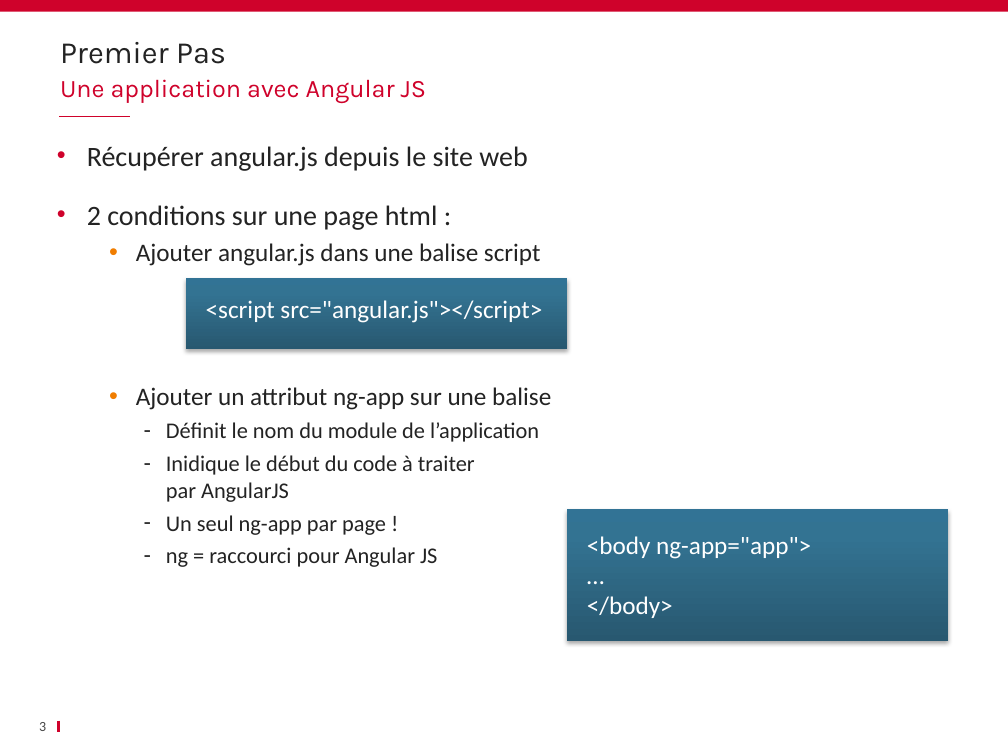
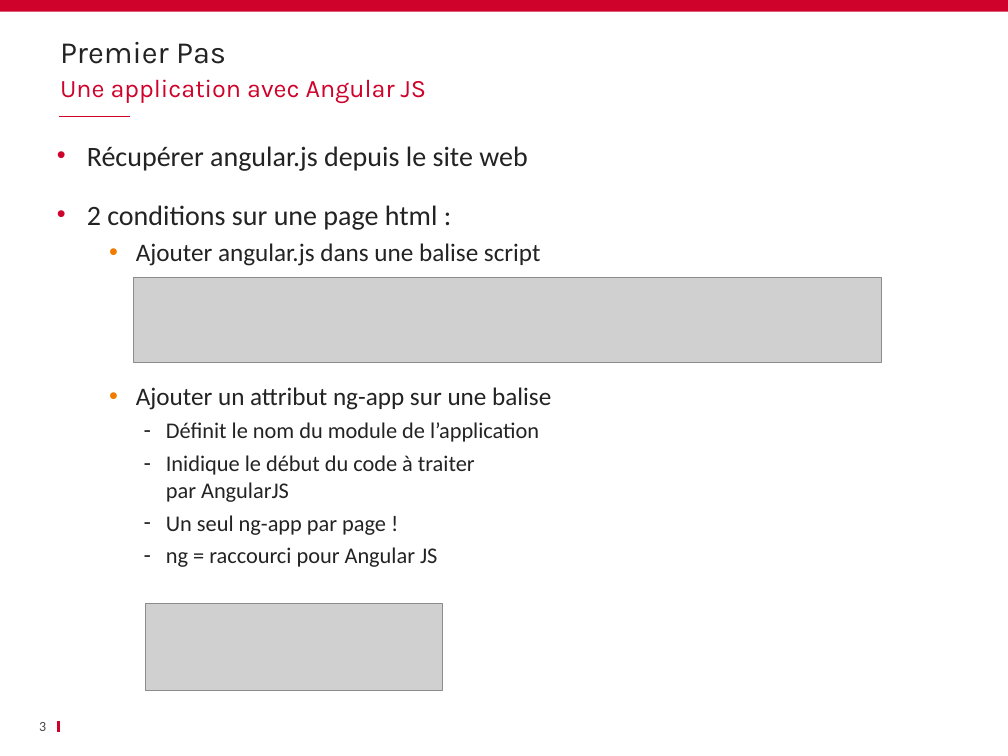
Before and after one commit to schassande/formation-angularjs1, a slide deck: slide 3 of Jour1/03 Premiers pas/03_Premier_pas_AngularJS.pptx. Drawn at 1008x756 pixels with LibreOffice and Linux fonts; fonts in the diff are those of the drawing; grey boxes stand for pictures; background and template pictures are left out. Boxes give left, top, right and bottom in pixels: in the first picture for what was removed or moved away, otherwise in the second. Text is boxed around its words. In the diff, an @@ line names an element or a change of style, - is before the commit and + after.

```diff
--- a/Jour1/03 Premiers pas/03_Premier_pas_AngularJS.pptx
+++ b/Jour1/03 Premiers pas/03_Premier_pas_AngularJS.pptx
@@ picture added at (133, 277, 882, 362) @@
@@ rectangle removed at (185, 278, 566, 349) @@
-<script src="angular.js"></script>
@@ rectangle removed at (568, 509, 949, 641) @@
-<body ng-app="app">
-…
-</body>
@@ picture added at (146, 604, 443, 690) @@
```
Also in this commit, not shown: 9 other slides changed, 4 slides removed, 1 other file.
